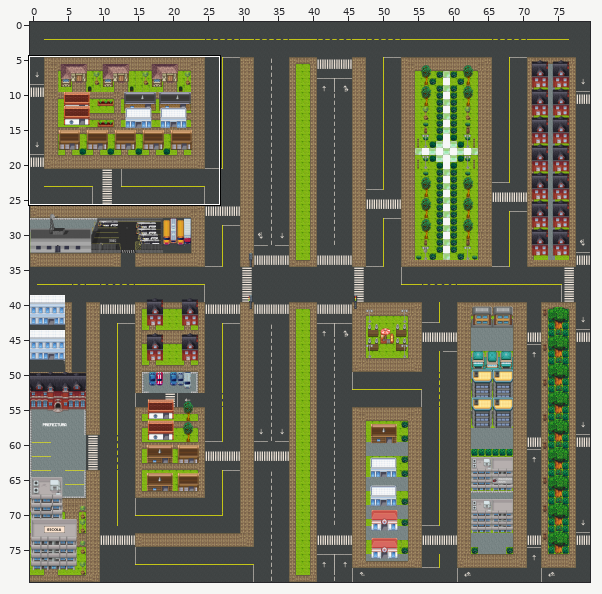
Tiled map -- files/tileset/map.tmx. Above, an overview of the earlier version with the close-up marked.
Close-up. Before the commit:
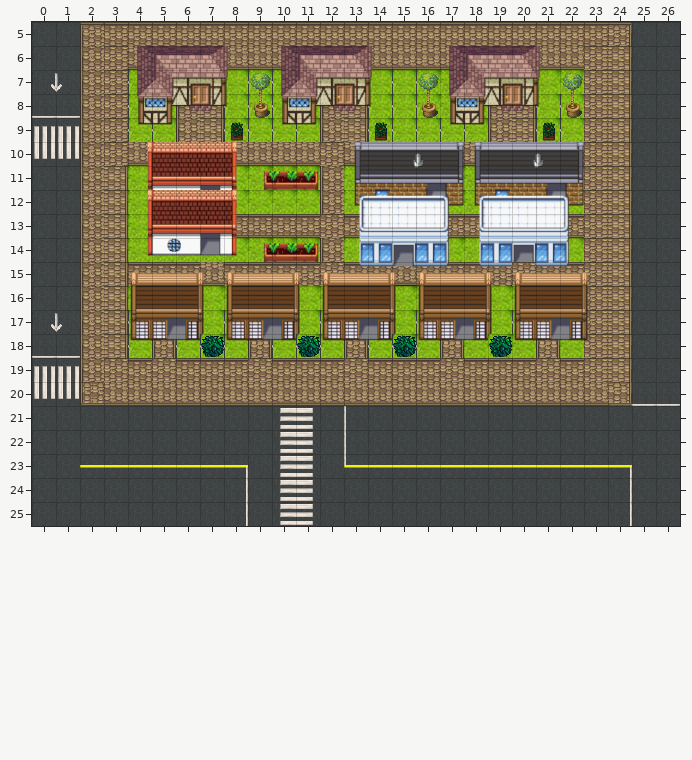
Cells are 32x32 px. Shown: x 0..26, y 5..25. The commit also changed other parts of the map, which this record leaves out.
Once edited:
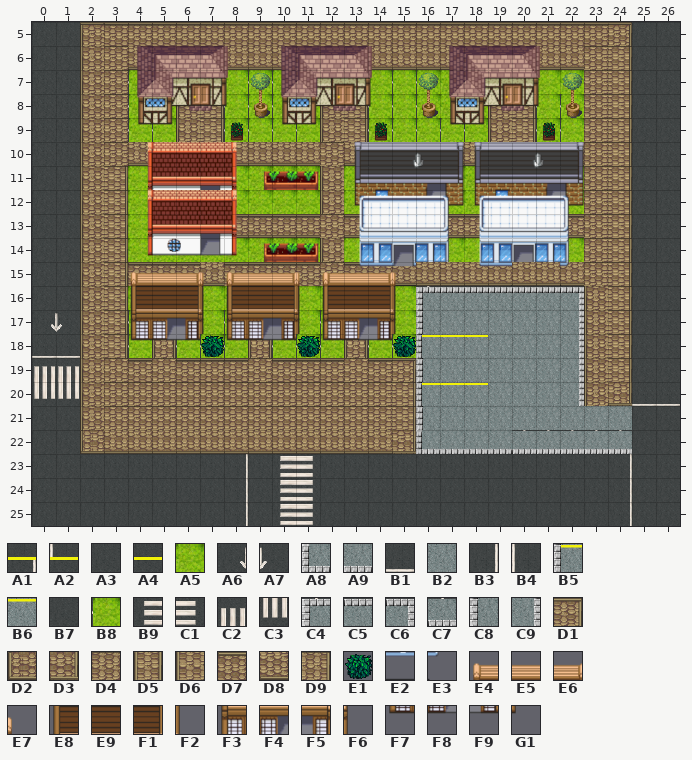
Key: from "tileset": A1 1208, A2 1209, A3 1210, A4 1211, A5 1217, A6 1564, A7 1565, A8 1573, A9 1574, B1 1683, B2 1691, B3 1800, B4 1802, B5 1810, B6 1811, B7 1920, B8 1927, B9 2044, C1 2045, C2 2046, C3 2166, C4 2280, C5 2281, C6 2282, C7 2284, C8 2400, C9 2402, D1 2908, D2 2909, D3 2910, D4 3028, D5 3029, D6 3030, D7 3031, D8 3032, D9 3033, E1 4336, E2 4435, E3 4436, E4 5858, E5 5859, E6 5860, E7 5861, E8 5978, E9 5979, F1 5980, F2 5981, F3 6098, F4 6099, F5 6100, F6 6101, F7 6218, F8 6219, F9 6220, G1 6221.
__ is an empty cell, ## one hidden under a higher layer.
What changed:
Layer "Piso":
y 7: x 0..1 A6 A7 -> B7 B7
y 8: x 0..1 B1 B1 -> B7 B7
y 9: x 0..1 C2 C2 -> B7 B7
y 10: x 0..1 C3 C3 -> B7 B7
y 15: x 16..22 D7 D7 D7 D7 D4 D7 D7 -> D8 D8 D8 D8 D8 D8 D8
y 16: x 16..23 A5 ## ## A5 A5 ## ## D4 -> C4 C5 C5 C5 C5 C5 C6 D6
y 17: x 16..23 B8 ## ## B8 B8 ## ## D4 -> C8 B2 B2 B2 B2 B2 C9 D6
y 18: x 16..23 B8 D5 A5 A5 A5 D5 A5 D4 -> B5 B6 B6 B2 B2 B2 C9 D6
y 19: x 15..23 D7 D7 D4 D7 D7 D7 D4 D7 D4 -> D1 C8 B2 B2 B2 B2 B2 C9 D6
y 20: x 2..23 D2 D8 D8 D8 D8 D8 D8 D8 D8 D8 D8 D8 D8 D8 D8 D8 D8 D8 D8 D8 D8 D8 -> D6 D4 D4 D4 D4 D4 D4 D4 D4 D4 D4 D4 D4 D9 B5 B6 B6 B2 B2 B2 C9 D6
y 21: x 2..24 A3 A3 A3 A3 A3 A3 A3 A3 B9 C1 A3 B4 A3 A3 A3 A3 A3 A3 A3 A3 A3 A3 A3 -> D6 D4 D4 D4 D4 D4 D4 D4 D4 D4 D4 D4 D4 D9 C8 B2 B2 B2 B2 B2 B2 B2 B2
y 22: x 2..24 A3 A3 A3 A3 A3 A3 A3 A3 B9 C1 A3 B4 A3 A3 A3 A3 A3 A3 A3 A3 A3 A3 A3 -> D2 D8 D8 D8 D8 D8 D8 D8 D8 D8 D8 D8 D8 D3 A8 A9 A9 A9 C7 C7 C7 C7 C7
y 23: x 2..8 A4 A4 A4 A4 A4 A4 A1 -> B7 B7 B7 B7 B7 B7 B3; x 13..24 A2 A4 A4 A4 A4 A4 A4 A4 A4 A4 A4 A1 -> B7 B7 B7 B7 B7 B7 B7 B7 B7 B7 B7 B3
Layer "Colisao":
y 15: x 16..17 E2 E3 -> __ __; x 21 E2 -> __
y 16: x 16..18 E8 E9 F1 -> __ __ __; x 20..23 E8 E9 F1 F2 -> __ __ __ __
y 17: x 16..23 F3 F4 F5 F6 F3 F4 F5 F6 -> __ __ __ __ __ __ __ __
y 18: x 16..23 F7 F8 F9 E1 F7 F8 F9 G1 -> __ __ __ __ __ __ __ __
Layer "Topo":
y 15: x 16..23 E4 E5 E6 E7 E4 E5 E6 E7 -> __ __ __ __ __ __ __ __
y 16: x 19 F2 -> __
Boxes around the changes in both close-ups, in picture pixels (x1, y1, x2, y2):
changed: (32, 73, 80, 166)
changed: (80, 262, 632, 478)
